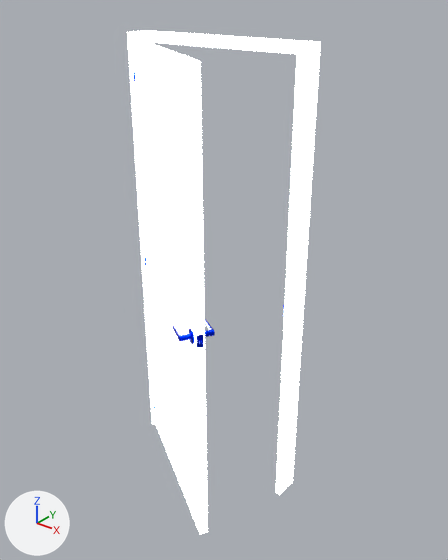
A saved change to the glTF model src/objt/escena/escenados/door.glb.
Rendered twice from a 50 mm camera at (3.42, -4.17, 4.68) aimed at (0.25, -0.21, 2.23). Arrows for +X, +Y and +Z are at lower left; the lights stay in place. Both versions are drawn at frame 27 of the action 'puerta'; the numbers are the values there.
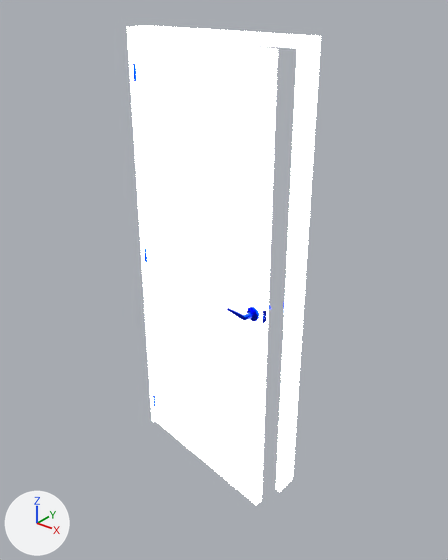
ob_puerta_glb is not drawn itself; it is the parent of ob_animated_interior_door.
ob_door is not drawn itself; it is the parent of ob_door001, ob_handle, ob_handle_base, ob_hinge_door_side002, ob_latch, ob_latch001.

Location of each change, (x1, y1, x2, y2) in pixels of the pictures (448 x 560 px):
'Cube_1', moved, turned
    before: (133, 40, 208, 534)
    after: (134, 34, 278, 505)
'Cube006', moved
    before: (127, 30, 321, 495)
    after: (127, 25, 321, 492)
'Handle', moved, turned
    before: (172, 319, 215, 342)
    after: (227, 305, 271, 321)
'Handle_Base', moved, turned
    before: (188, 328, 194, 345)
    after: (247, 306, 259, 322)
'Cube002', moved, turned
    before: (197, 334, 204, 348)
    after: (262, 309, 267, 324)
'Hinge_Door_Side002', moved, turned
    before: (133, 69, 155, 409)
    after: (133, 64, 156, 406)
'Cube006_1', moved
    before: (133, 72, 154, 402)
    after: (133, 66, 156, 405)

What changed in the scene script:
```text
Change ob_puerta_glb:
    ob_puerta_glb.location: (0.0, 0.0, -3.001) -> (0.0, 0.0, -2.961)
Change ob_door:
    ob_door.rotation_euler: (0.0, 0.0, -0.551) -> (0.0, 0.0, -0.184)  # degrees (0, 0, -32) -> degrees (0, 0, -11)
Change ob_cube_1:
    ob_cube_1.location: (0.0, 0.0, 0.0) -> (0.0, 0.00503, 0.0)
```
